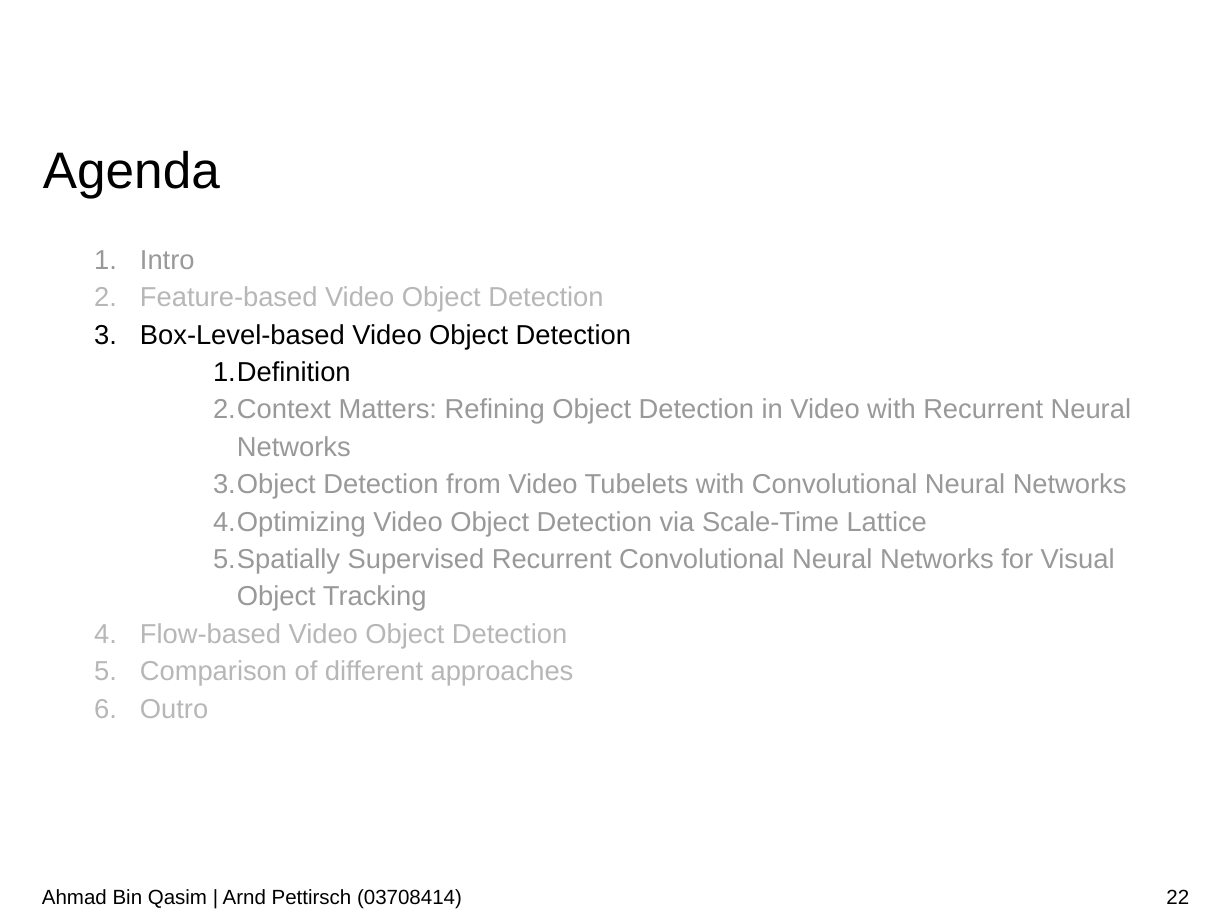
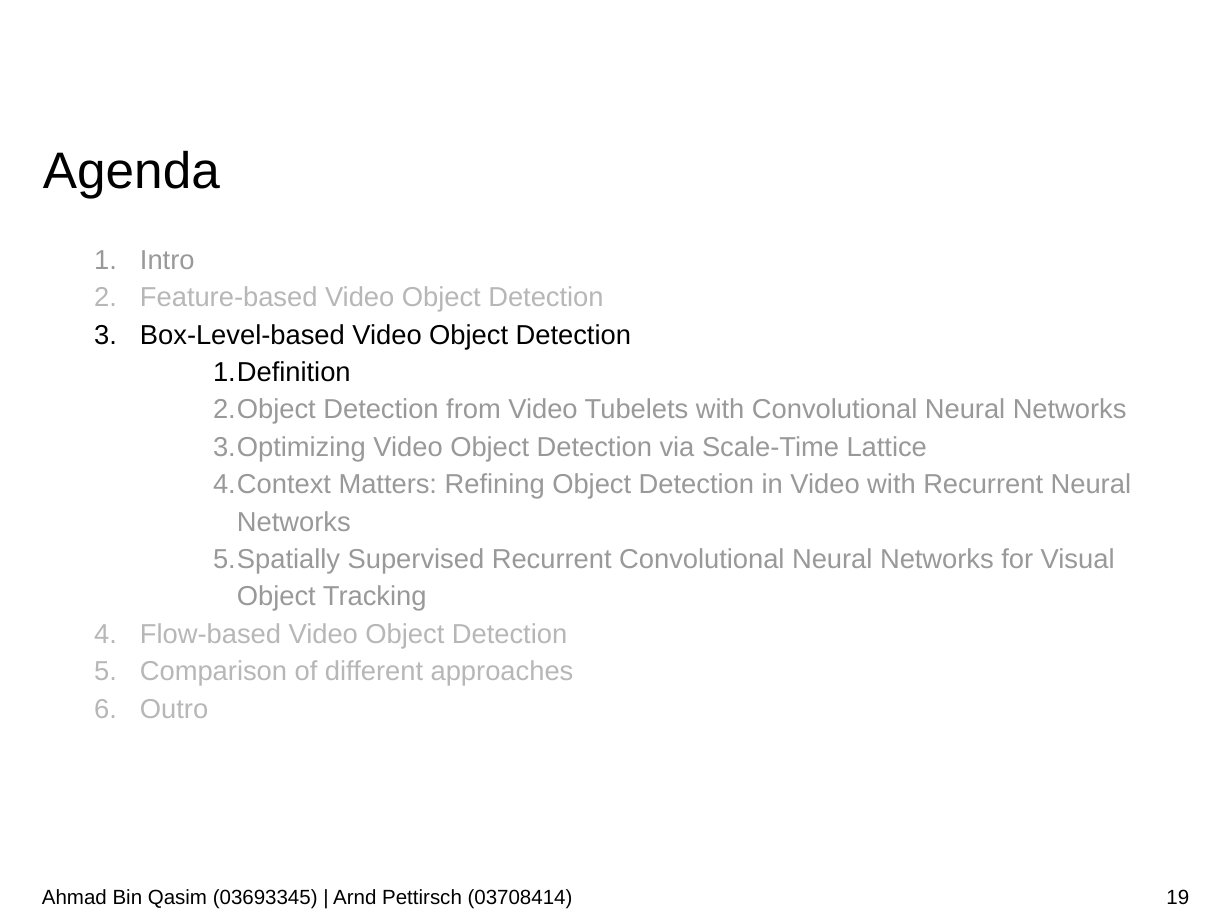
Before and after one commit to AhmadQasim/rnn-for-object-detection, a slide deck: slide 19 of Presentation/Recurrent_Neural_Networks_for_Object_Detection_Bin_Qasim_Pettirsch.pptx (slide 22 before the commit). Drawn at 1232x924 pixels with LibreOffice and Linux fonts; fonts in the diff are those of the drawing; background and template pictures are left out. Boxes give left, top, right and bottom in pixels: in the first picture for what was removed or moved away, otherwise in the second. Text is boxed around its words. In the diff, an @@ line names an element or a change of style, - is before the commit and + after.

```diff
--- a/Presentation/Recurrent_Neural_Networks_for_Object_Detection_Bin_Qasim_Pettirsch.pptx
+++ b/Presentation/Recurrent_Neural_Networks_for_Object_Detection_Bin_Qasim_Pettirsch.pptx
@@ text at [213, 398, 1131, 456]: paragraph removed @@
-  2. Context Matters: Refining Object Detection in Video with Recurrent Neural Networks
@@ text at [213, 473, 1131, 531]: paragraph added @@
+  4. Context Matters: Refining Object Detection in Video with Recurrent Neural Networks
@@ text at [42, 889, 573, 909]: text changed @@
-Ahmad Bin Qasim | Arnd Pettirsch (03708414)
+Ahmad Bin Qasim (03693345) | Arnd Pettirsch (03708414)
@@ page number at [1166, 889, 1189, 904]: text changed @@
-22
+19
```
Also in this commit, not shown: 52 other slides changed, 2 slides added, 1 other file.
